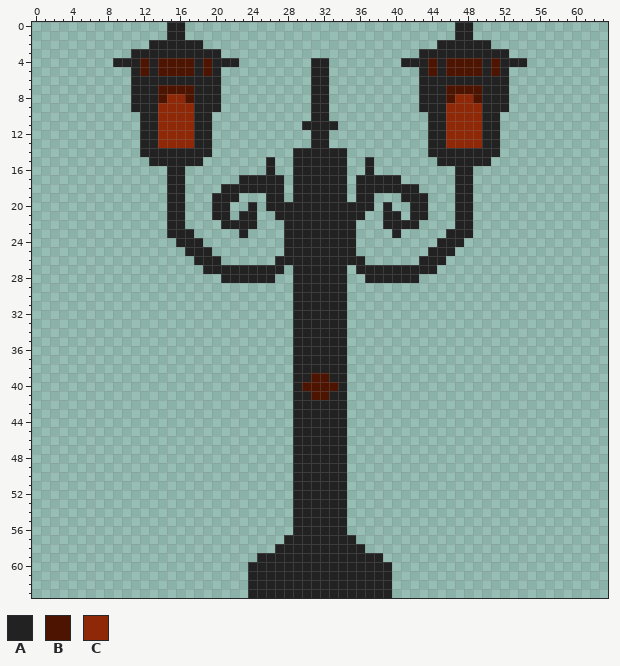
Two versions of one pixel-art sprite, Assets/Sprites/Beacon/beacon_on.png. Above, as it was before the edit.
The file is 64x64 pixels.
Palette (. is transparent): A #222222  B #4e1402  C #8f2807
After the commit:
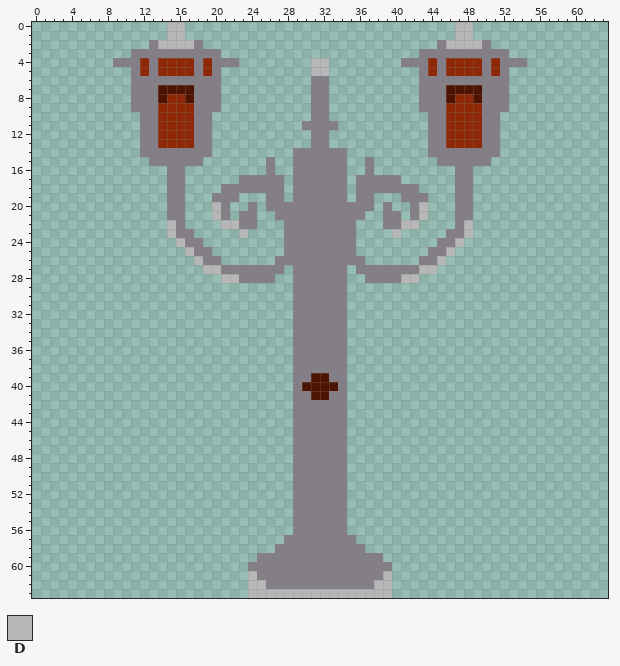
Colours new in this view: D #b7b7b7
Change:
Colour A changes from #222222 to #847e87.
Colour B becomes colour C in rows 4 to 5 at x 12, 14 to 17, 19, 44, 46 to 49 and 51.
Colour A becomes colour D in rows 0 to 1 at x 15 to 16 and 47 to 48; in row 2 at x 14 to 17 and 46 to 49; in rows 4 to 5 at x 31 to 32; in rows 20 to 21 at x 20 and 43; in row 22 at x 15, 21 to 22, 41 to 42 and 48; in row 23 at x 15, 23, 40 and 48.
Colour A becomes colour D in row 24 at x 16 and 47; in row 25 at x 17 and 46; in row 26 at x 18 and 45; in row 27 at x 19 to 20 and 43 to 44; in row 28 at x 21 to 22 and 41 to 42; in row 61 at x 24 and 39.
Colour A becomes colour D in row 62 at x 24 to 25 and 38 to 39; in row 63 at x 24 to 39.
Changed places in both pictures, as pixel boxes (x1, y1, x2, y2):
changed: (113, 22, 527, 598)
